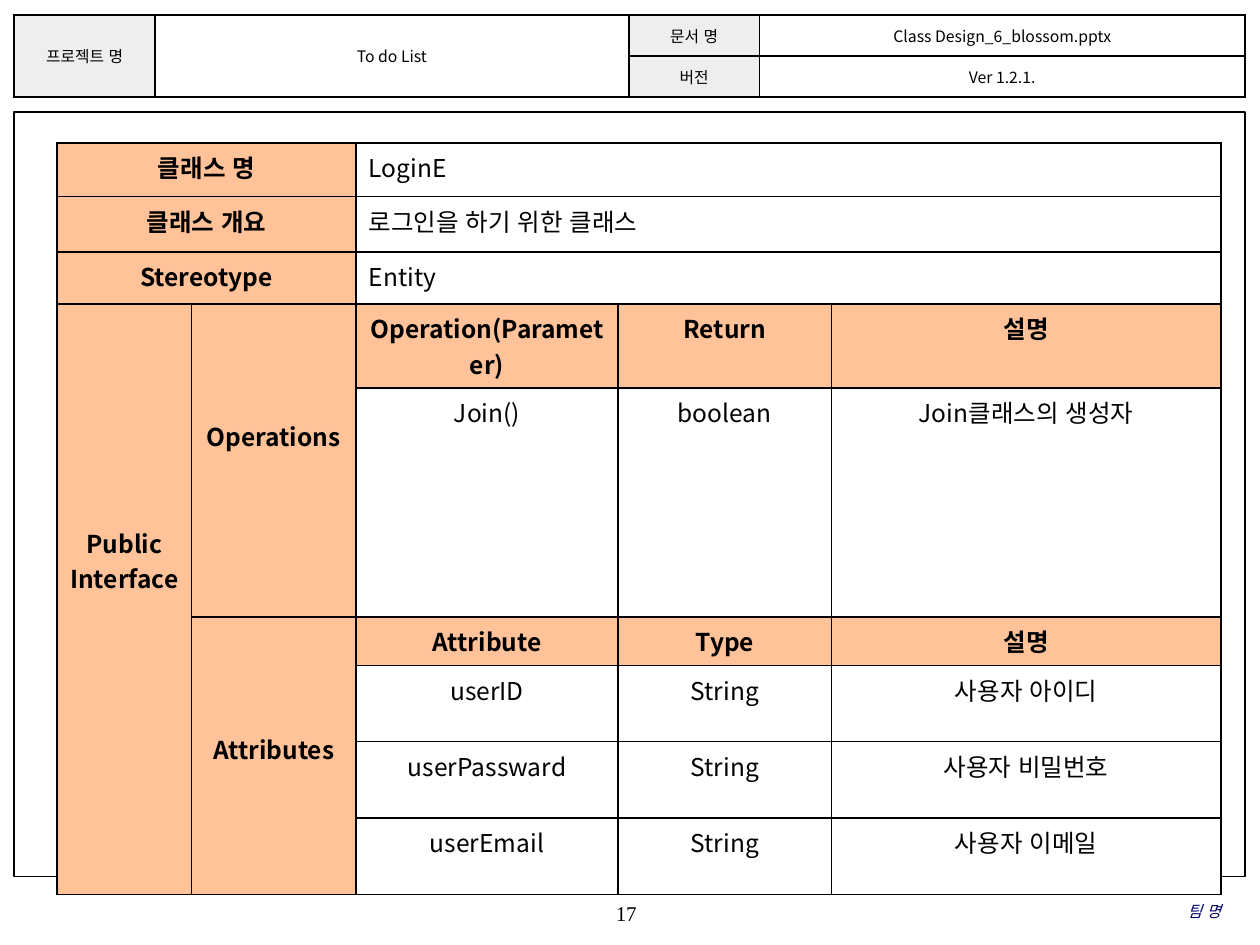
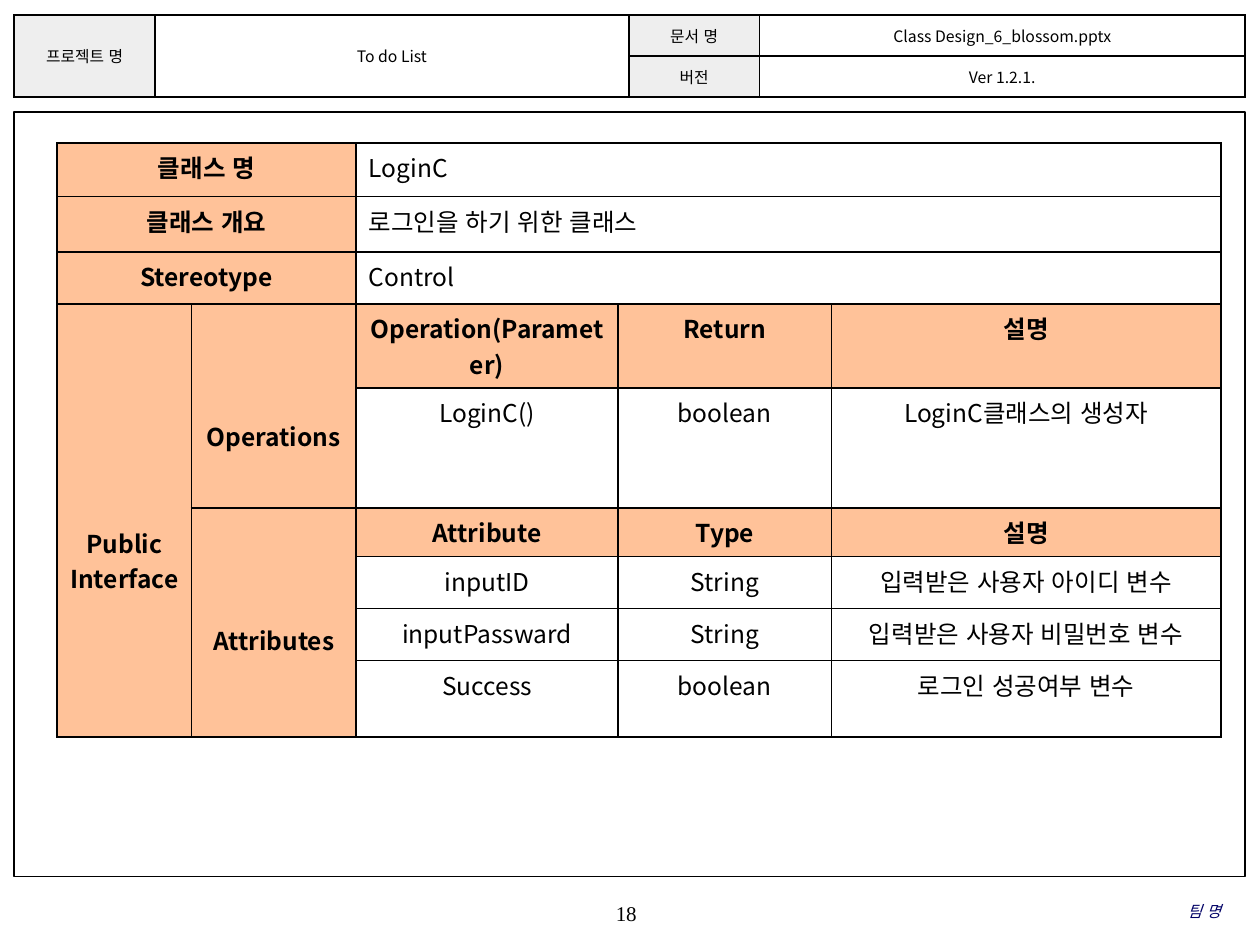
Before and after one commit to SE-admin/SE2017_6_blossom, a slide deck: slide 18 of doc/3_ 설계서/Class Design_6_blossom.pptx (slide 17 before the commit). Drawn at 1260x945 pixels with LibreOffice and Linux fonts; fonts in the diff are those of the drawing; background and template pictures are left out. Boxes give left, top, right and bottom in pixels: in the first picture for what was removed or moved away, otherwise in the second. Text is boxed around its words. In the diff, an @@ line names an element or a change of style, - is before the commit and + after.

Commit message:
2017-05-26   Ver 1.2.2.   Entity와 Control클래스 수정   황은선

```diff
--- a/doc/3_ 설계서/Class Design_6_blossom.pptx
+++ b/doc/3_ 설계서/Class Design_6_blossom.pptx
@@ table at bbox=[57, 142, 1221, 701] @@
-row 1, column 3: LoginE
+row 1, column 3: LoginC
-row 3, column 3: Entity
+row 3, column 3: Control
-row 5, column 3: Join()
+row 5, column 3: LoginC()
-row 5, column 5: Join클래스의 생성자
+row 5, column 5: LoginC클래스의 생성자
-row 7, column 3: userID
+row 7, column 3: inputID
-row 7, column 5: 사용자 아이디
+row 7, column 5: 입력받은 사용자 아이디 변수
-row 8, column 3: userPassward
+row 8, column 3: inputPassward
-row 8, column 5: 사용자 비밀번호
+row 8, column 5: 입력받은 사용자 비밀번호 변수
-row 9:  |  | userEmail | String | 사용자 이메일
+row 9:  |  | Success | boolean | 로그인 성공여부 변수
@@ page number at bbox=[616, 907, 637, 922]: text changed @@
-17
+18
```
Also in this commit, not shown: 15 other slides changed, 1 slide added.
